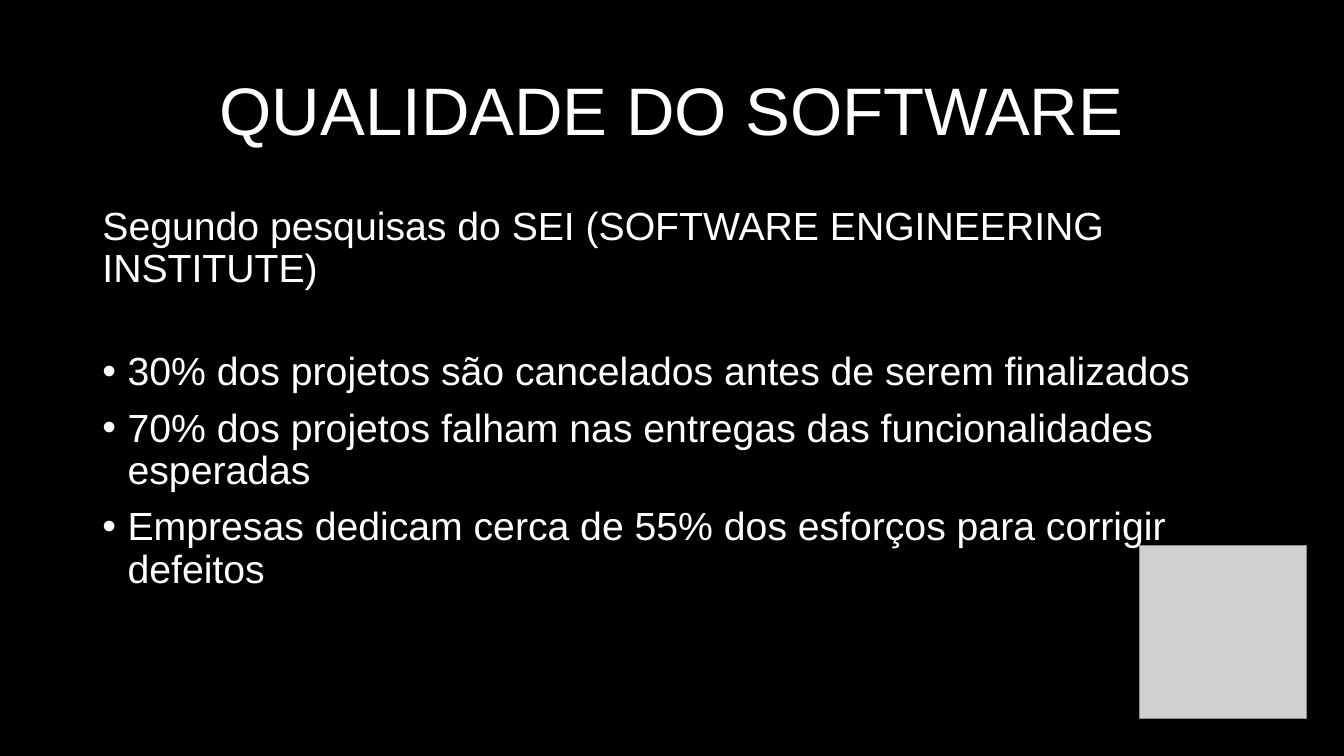
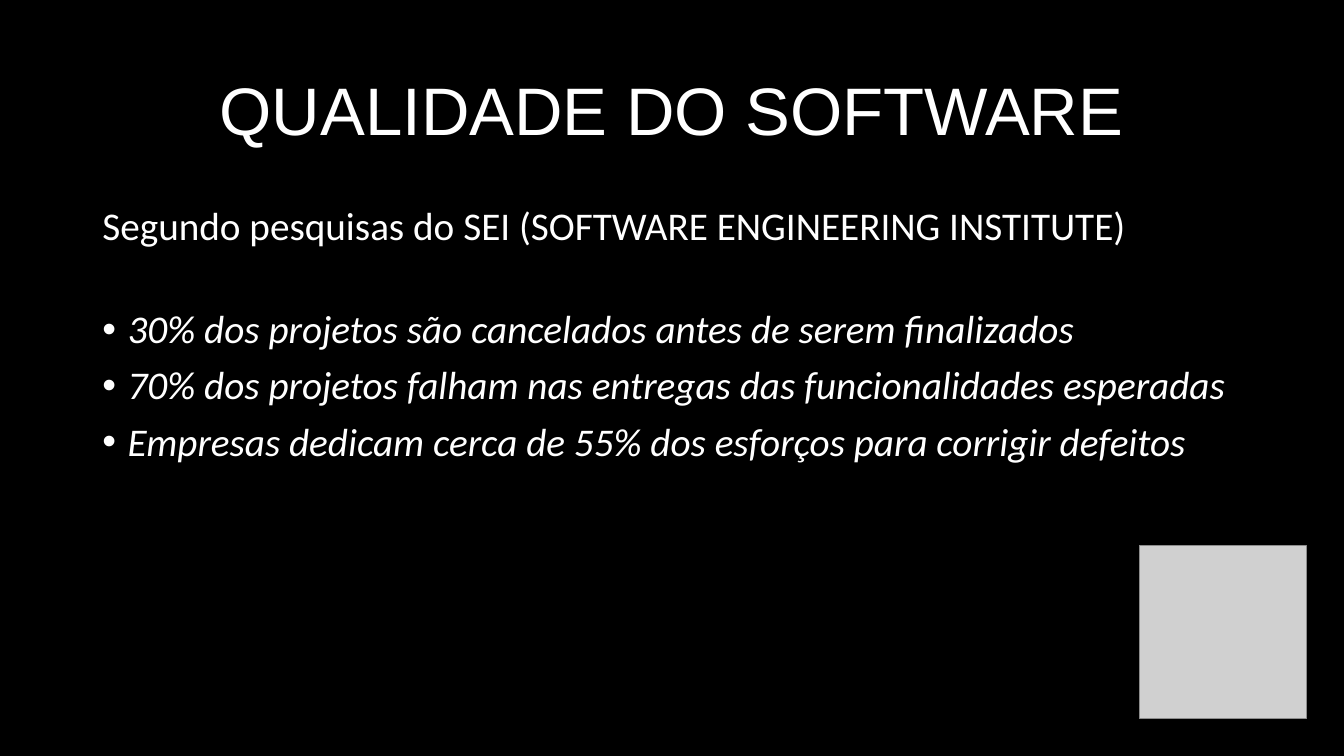
Before and after one commit to matheusclaudino/test-software, a slide deck: slide 14 of apresentacao/Apresentação - Teste de Software.pptx (slide 8 before the commit). Drawn at 1344x756 pixels with LibreOffice and Linux fonts; fonts in the diff are those of the drawing; grey boxes stand for pictures. Boxes give left, top, right and bottom in pixels: in the first picture for what was removed or moved away, otherwise in the second. Text is boxed around its words. In the diff, an @@ line names an element or a change of style, - is before the commit and + after.

```diff
--- a/apresentacao/Apresentação - Teste de Software.pptx
+++ b/apresentacao/Apresentação - Teste de Software.pptx
@@ text "Segundo pesquisas do SEI (SOFTWARE ..." at <box>102,211,1225,463</box>: font Arial to Calibri; italic on in "30% dos projetos são cancelados antes de ...", "70% dos projetos falham nas entregas das ...", "Empresas dedicam cerca de 55% dos esforços ..." @@
```
Also in this commit, not shown: 22 other slides changed, 10 slides added, 3 other files.
